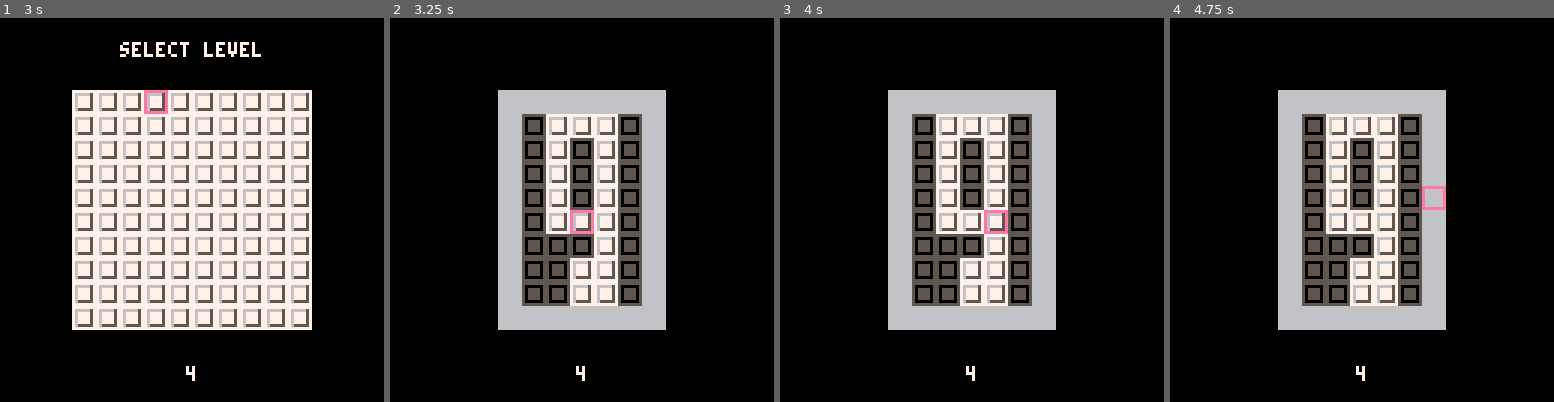
Above: before the commit, frames 1-4 (left to right).
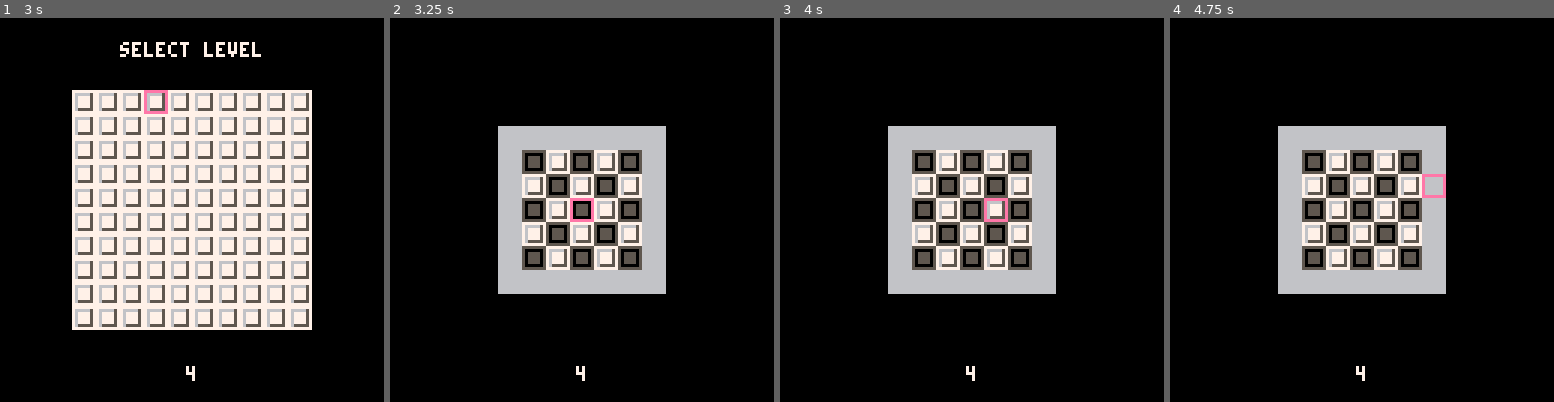
Above: after the commit, the same moments.

Repository: tobiasvl/picolarium
Game: PICO-8 cartridge picolarium.p8
Two runs of this game, one before a commit and one after it. Both use one fixed random seed, a clock stepped at 60 frames per second and the inputs below.
Inputs:
- Up to frame 1 (3 s): tap X (X key) at 0.33, 0.7, 1.43, 2.58 s; tap O (Z key) at 1.07, 1.8, 2.43 s; hold Right from 2.33 s (still down)
- Up to frame 2 (3.25 s): keep holding Right; tap O (Z key) at 3.07 s; tap X (X key) at 3.1 s
- Up to frame 3 (4 s): release Right at 3.33 s; hold Right from 3.38 s (still down); tap X (X key) at 3.62 s; tap O (Z key) at 3.7 s
- Up to frame 4 (4.75 s): tap X (X key) at 4.13, 4.65 s; release Right at 4.22 s; hold Up 4.27-4.67 s; tap O (Z key) at 4.33 s; hold Right from 4.72 s (still down)

Frame 1 is identical in both runs. In frame 2, 18% of the frame differs, in the area x 28-72%, y 18-82%; in frame 3, 18%; in frame 4, 18%.

Commit message:
Hint system (and fixed several broken levels). Fixes #12

Diff:
--- a/picolarium.p8
+++ b/picolarium.p8
@@ -254,7 +254,7 @@
 
 function verify_path()
   draw=false
-  level.end_pos={x=xpos/8,y=ypos/8}
+  if (edit) level.end_pos={x=xpos/8,y=ypos/8}
   pal()
   bad_rows={}
   b_tiles={}
@@ -446,7 +446,7 @@
       if draw then
         verify_path()
       else
-        level.start_pos={x=xpos/8,y=ypos/8}
+        if (edit) level.start_pos={x=xpos/8,y=ypos/8}
         draw=true
         pal(14,10)
       end
@@ -711,12 +711,12 @@
       center("all black and white tiles",122,5)
       restore_camera()
     else
-      menuitem(2,"show hint",function() hint=true end)
+      menuitem(2,(hint and "hide" or "show").." hint",function() hint=not hint end)
       print_lvl_no()
     end
     if hint then
-      spr(58,levels[lvl].start_pos.x*8,levels[lvl].start_pos.y*8)
-      spr(58,levels[lvl].end_pos.x*8,levels[lvl].end_pos.y*8)
+      spr(58,level.start_pos.x*8,level.start_pos.y*8)
+      spr(58,level.end_pos.x*8,level.end_pos.y*8)
     end
     spr(0, xpos, ypos)
   elseif mode==modes.flip then
@@ -1014,514 +1014,512 @@
 representing one row in the level. 0 is white, 1 is black.
 each row is read from right to left.
 
-the final byte is the level's size: the height followed by
-the width. we don't bother with the checksum in these hard-
+the final byte contains three bytes: the level's size (height
+followed by the width), end hint (y coordinate followed by x)
+and start hint. we don't bother with the checksum in these hard-
 coded levels, which also means that the non-visible portions
 of the levels are just 0 instead of the checkerboard pattern.
-
-level hints to come, probably.
 ]]
 stock_levels = {
   { --1
     0b0000101000001010.0000101000001010,
     0b.0000000000001010,
-    0x55
+    0x55.1214
   },
   { --2
     0b0000010000000100.0000010000000100,
     0b1110.0000101000001110,
-    0x75
+    0x75.5213
   },
   { --3
     0b0001101100011011.0001101100011011,
     0b0000000000010101.0001010100010001,
-    0x75
+    0x75.5213
   },
   { --4
-  --todo checkerboard
-    0b0001010100010101.0001010100010001,
-    0b0001001100010011.0001011100010001,
-    0x85
+    0b0000101000010101.0000101000010101,
+    0b0000000000000000.0000000000010101,
+    0x55.1214
   },
   { --5
     0b0011111000101110.0011111000001110,
     0b0000000000000000.0000000000001110,
-    0x57
+    0x57.5412
   },
   { --6
     0b0000001100000011.0000110000001100,
     0b0000000000000000.0000000000000000,
-    0x44
+    0x44.4142
   },
   { --7
     0b0000010000010100.0001110000001100,
     0b0000000000000000.0000011000000110,
-    0x66
+    0x66.5235
   },
   { --8
     0b0100100101011011.0101101101000011,
     0b0000000000000000.0000000001001001,
-    0x57
+    0x57.4245
   },
   { --9
     0b0000000000111110.0001110000001000,
     0b0000000000000000.0000000000000000,
-    0x37
+    0x37.1117
   },
   { --10
     0b0010000100101101.0001111000011110,
     0b0000000000000000.0000000000000000,
-    0x46
+    0x46.3125
   },
   { --11
     0b0000011000001001.0000100100000110,
     0b0000000000000000.0000000000000000,
-    0x44
+    0x44.1114
   },
   { --12
     0b0100000101010101.0101010101000001,
     0b0000000000000000.0000000000000000,
-    0x47
+    0x47.1345
   },
   { --13
     0b0010101000101010.0001010100010101,
     0b0000000000000000.0001010100010101,
-    0x66
+    0x66.1165
   },
   { --14
     0b0000000000010001.0000010000010001,
     0b0000000000000000.0000000000000000,
-    0x35
+    0x35.2132
   },
   { --15
     0b0000111000001010.0000111000010001,
     0b0000000000000000.0000000000010001,
-    0x55
+    0x55.2334
   },
   { --16
     0b0000111100010001.0000111100010000,
     0b0000000000000000.0000000000010000,
-    0x55
+    0x55.3115
   },
   { --17
     0b0000101000010101.0000101000011011,
     0b0000000000000000.0000000000011011,
-    0x55
+    0x55.1115
   },
   { --18
     0b0000000000011100.0011011000011100,
     0b0000000000000000.0000000000000000,
-    0x37
+    0x37.2325
   },
   { --19
     0b0000011000000011.0000010100000010,
     0b0000000000000000.0000001000000101,
-    0x63
+    0x63.2141
   },
   { --20
     0b0000110000001010.0000010100000011,
     0b0000000000000000.0000000000000000,
-    0x44
+    0x44.2131
   },
   { --21
     0b1111111011111110.0111110000111000,
     0b0001110000010100.0001000000010000,
-    0x88
+    0x88.1173
   },
   { --22
     0b0110000000001110.0100111001111100,
     0b0000000001001100.0110111001100000,
-    0x77
+    0x77.1271
   },
   { --23
     0b0001111100011011.0001111000001100,
     0b1111111011100110.1100110000011000,
-    0x88
+    0x88.3476
   },
   { --24
     0b0010011111110001.0101000001110000,
     0b0000110000000100.0001111000111111,
-    0x88
+    0x88.3884
   },
   { --25
     0b0100010000001110.0010010010000001,
     0b0000000000000000.0000000010011001,
-    0x58
+    0x58.3544
   },
   { --26
     0b1000000110111101.1011110110000001,
     0b1011101111110001.1101101101111110,
-    0x88
+    0x88.7588
   },
   { --27
     0b1110111000100000.0010000011111110,
     0b1000001011111110.1111111011001110,
-    0x88
+    0x88.2856
   },
   { --28
     0b0100000101001101.1010100100001111,
     0b0000000000000000.0000000001111111,
-    0x58
+    0x58.2327
   },
   { --29
     0b0110111001111000.0110001100001111,
     0b0000000000000000.0000000000010000,
-    0x58
+    0x58.4845
   },
   { --30
     0b0000001000000010.0000001100000011,
     0b0000101001111110.1100111010000110,
-    0x88
+    0x88.4267
   },
   { --31
-    0b0010101000010101.0000101000000101,
-    0b1010000001010000.1010100001010100,
-    0x88
+    0b0101110101010101.0101110101000001,
+    0b0100000101011101.0101010101011101,
+    0x87.7377
   },
   { --32
     0b0001100010100101.0001100010111101,
     0b0000000000000000.0000000010100101,
-    0x58
+    0x58.1838
   },
   { --33
     0b0000000001011101.0010101001011101,
     0b0000000000000000.0000000000000000,
-    0x37
+    0x37.1117
   },
   { --34
     0b0000111000000111.0000111000000111,
     0b0000000000000000.0000000000000000,
-    0x44
+    0x44.2433
   },
   { --35
     0b0000101000010001.0000101000010001,
     0b0000000000000000.0000000000010001,
-    0x55
+    0x55.2442
   },
   { --36
     0b0101010101011101.0100000100111110,
     0b0000000000111110.0100000101011101,
-    0x77
+    0x77.5157
   },
   { --37
     0b0010000100100001.0001001000101101,
     0b0000000000000000.0010110100010010,
-    0x66
+    0x66.1215
   },
   { --38
     0b0000000001011010.1000000101011010,
     0b0000000000000000.0000000000000000,
-    0x38
+    0x38.1118
   },
   { --39
     0b0001101100010101.0000010000010101,
     0b0000000000000000.0000000000000100,
-    0x55
+    0x55.1133
   },
   { --40
     0b0000010000001010.0000010000010001,
     0b0000000000000000.0000000000010001,
-    0x55
+    0x55.1115
   },
   { --41
     0b0001000100000100.0000010000010001,
     0b0001001100011011.0001001100011011,
-    0x85
+    0x85.7244
   },
   { --42
     0b1111110111011111.0111011000111100,
     0b0111111001000010.0100001011000011,
-    0x88
+    0x88.1627
   },
   { --43
     0b1111011111000111.1110011111110111,
     0b1100001110000001.0011000011110111,
-    0x88
+    0x88.1315
   },
   { --44
     0b1110001111110111.1101010111100011,
     0b0100000100000001.0000010101000001,
-    0x88
+    0x88.2145
   },
   { --45
     0b0001110001110111.0101011101110111,
     0b1111110011111000.1111111001110110,
-    0x88
+    0x88.2568
   },
   { --46
     0b0011111001100011.0110001100111110,
     0b0000000000100100.0001001000100100,
-    0x77
+    0x77.3542
   },
   { --47
     0b1011111111011011.0101101000111100,
     0b0000000000000000.0000000001100110,
-    0x58
+    0x58.1118
   },
   { --48
     0b0000010000001010.0000101001000001,
     0b0000000001000001.0011111000100000,
-    0x77
+    0x77.6153
   },
   { --49
     0b0001110000001110.0000110000001110,
     0b1111101000111110.0001110000011111,
-    0x88
+    0x88.4262
   },
   { --50
     0b1010010101000010.0100001000111100,
     0b0110011000100100.0111111010000001,
-    0x88
+    0x88.1181
   },
   { --51
     0b1101011111000111.0011110000111100,
     0b0000000000000000.0000000011000111,
-    0x58
+    0x58.1635
   },
   { --52
     0b0001100001000010.0100001011100111,
     0b0000000000000000.0000000000011000,
-    0x58
+    0x58.1828
   },
   { --53
     0b0001100010000001.1010010101000010,
     0b0000000000000000.0000000000011000,
-    0x58
+    0x58.1217
   },
   { --54
     0b0011100000010000.0100001011100111,
     0b0000000000000000.0000000000101000,
-    0x58
+    0x58.3456
   },
   { --55
     0b1110011110111101.0111101100011000,
     0b0000000000000000.0000000010100101,
-    0x58
+    0x58.2643
   },
   { --56
     0b1000000001000010.1110011101000010,
     0b0000000000000000.0000000000111100,
-    0x58
+    0x58.2328
   },
   { --57
     0b0110001101111111.1010101011011101,
     0b0000000000000000.0000000011100011,
-    0x58
+    0x58.2734
   },
   { --58
     0b1000110000001100.1000000010110011,
     0b0000000000000000.0000000000001100,
-    0x58
+    0x58.4854
   },
   { --59
     0b0100110010000000.1001010110000111,
     0b0000000000000000.0000000001001100,
-    0x58
+    0x58.2532
   },
   { --60
     0b0100000011100111.1011110111100111,
     0b0000000000000000.0000000000011100,
-    0x58
+    0x58.4453
   },
   { --61
-    0b0110000101100001.0110000101110011,
-    0b0111001100001000.0101000001000000,
-    0x87
+    0b1100001111000011.1100001111100111,
+    0b1110011100010000.1010000110000001,
+    0x88.8467
   },
   { --62
     0b0000000000100010.0000100001011101,
     0b0000000001111100.0101010001111100,
-    0x87
+    0x87.1266
   },
   { --63
-    0b0000000000110011.0110000101110011,
-    0b0100100001101011.0110001101110010,
-    0x87
+    0b0000000101100111.1100001111100111,
+    0b1001000111010111.1100011111100100,
+    0x88.1882
   },
   { --64
-    0b0011100001111010.0111100001111011,
-    0b0000110001000001.0000000100110000,
-    0x87
+    0b0111000011110100.1111000111110111,
+    0b0001100110000011.0000001101100001,
+    0x88.3488
   },
   { --65
-    0b0001000000011010.0001000000001111,
-    0b0000000000000000.0000111100010000,
-    0x65
+    0b0010000100110101.0010000100011110,
+    0b0000000000000000.0001111000100001,
+    0x66.4565
   },
   { --66
-    0b0011100101101101.0110000100111111,
-    0b0011111101100001.0110110100110011,
-    0x87
+    0b0111001011011011.1100001101111110,
+    0b0111111011000011.1101101101100110,
+    0x88.3137
   },
   { --67
-    0b0110111101110111.0111011101110011,
-    0b0111001101111011.0111101101111101,
-    0x87
+    0b1101111111101111.1110111111100111,
+    0b1110011111110111.1111011111111011,
+    0x88.5427
   },
   { --68
-    0b0010000100100001.0100000001100001,
-    0b0000110001000000.0001111000001100,
-    0x87
+    0b1011110110111101.1000000100111100,
+    0b1110011101111110.1100001111100111,
+    0x88.4872
   },
   { --69
-    0b0011111100100001.0011111100100001,
-    0b0000000000100001.0011111100100001,
-    0x76
+    0b0111111001000010.0111111001000010,
+    0b0000000001000010.0111111001000010,
+    0x77.1272
   },
   { --70
-    0b0011110100011111.0010011001011100,
-    0b0001111100111111.0011111000111110,
-    0x87
+    0b1000010011000001.1011001101000111,
+    0b1100000110000000.1000001010000010,
+    0x88.3328
   },
   { --71
-    0b0001010100001010.0000010100000010,
-    0b0101000000101000.0101010000101010,
-    0x87
+    0b0010101000010101.0000101000000101,
+    0b1010000001010000.1010100001010100,
+    0x88.4187
   },
   { --72
-    0b0000111100011001.0000111100010000,
-    0b0000111100010000.0000011000010000,
-    0x85
+    0b0001111000110011.0001111000100001,
+    0b0001111000100001.0000110000100001,
+    0x86.1543
   },
   { --73
-    0b0110110100010010.0110110100101101,
-    0b0010110101101101.0001001001101101,
-    0x87
+    0b1101101100100100.1101101101011010,
+    0b0101101011011011.0010010011011011,
+    0x88.8188
   },
   { --74
-    0b0010110101100001.0001111001010010,
-    0b0101001000011110.0110000100101101,
-    0x87
+    0b0101101011000011.0011110010100101,
+    0b1010010100111100.1100001101011010,
+    0x88.1141
   },
   { --75
-    0b0001001000011110.0100000001100001,
-    0b0110000101000000.0001111000010010,
-    0x87
+    0b0010010000111100.1000000111000011,
+    0b1100001110000001.0011110000100100,
+    0x88.1171
   },
   { --76
-    0b0101001001101101.0001001000011110,
-    0b0001111000010010.0110110101010010,
-    0x87
+    0b1010010111011011.0010010000111100,
+    0b0011110000100100.1101101110100101,
+    0x88.5181
   },
   { --77
-    0b0010101000011111.0000101000100100,
-    0b0000000000100100.0000101000011111,
-    0x76
+    0b0101010100111110.0001010001001001,
+    0b0000000001001001.0001010000111110,
+    0x77.6325
   },
   { --78
-    0b0011101100001110.0010010000110101,
-    0b0000000000110101.0010010000001110,
-    0x76
+    0b0111011100011100.0100100101101011,
+    0b0000000001101011.0100100100011100,
+    0x77.4345
   },
   { --79
-    0b0001001000101101.0101001000100001,
-    0b0010000101010010.0010110100010010,
-    0x87
+    0b0010010001011010.1010010101000010,
+    0b0100001010100101.0101101000100100,
+    0x88.2318
   },
   { --80
-    0b0101111001101101.0011001101011110,
-    0b0101111000110011.0110110101011110,
-    0x87
+    0b1011110111011011.0110011010111101,
+    0b1011110101100110.1101101110111101,
+    0x88.1241
   },
   { --81
     0b0000001000100010.0001110001000001,
     0b0000000001000001.0001110000100010,
-    0x77
+    0x77.3656
   },
   { --82
     0b0010001000100010.0010001000111110,
     0b0011111000110110.0011111000110110,
-    0x87
+    0x87.3164
   },
   { --83
     0b0010111000101010.0010001000111110,
     0b0011111000110110.0011111000110110,
-    0x87
+    0x87.3347
   },
   { --84
     0b0100000101100011.0001010000011100,
     0b0000000000011100.0000100001110111,
-    0x77
+    0x77.2344
   },
   { --85
     0b0011111000111110.0011011001001001,
     0b0000000001110111.0110101101011101,
-    0x77
+    0x77.3464
   },
   { --86
     0b0011111001011101.0110101101110111,
     0b0000000001100011.0111011101001001,
-    0x77
+    0x77.2467
   },
   { --87
     0b0100000100100010.0001010000001000,
     0b0000000000001000.0001010000100010,
-    0x77
+    0x77.5171
   },
   { --88
     0b0011111000001000.0001010000100010,
     0b0000000000001000.0011111000001000,
-    0x77
+    0x77.3117
   },
   { --89
     0b0011111000000010.0011111000001000,
     0b0000000000001000.0011111000100000,
-    0x77
+    0x77.1346
   },
   { --90
     0b0000001000011111.0100001000111100,
     0b0000000000111100.0100001000011111,
-    0x77
+    0x77.4152
   },
   { --91
     0b0110011001011010.0110011000111100,
     0b0111111011011011.1001100100111100,
-    0x88
+    0x88.3138
   },
   { --92
     0b0011111100010101.0001111100001110,
     0b0101010000101010.0010101000111110,
-    0x87
+    0x87.2356
   },
   { --93
     0b0111111010111101.0010010000100100,
     0b0101101010111101.0111111000111100,
-    0x88
+    0x88.3752
   },
   { --94
     0b1010010111100001.0011111100100001,
     0b0011111110100001.1010100110100001,
-    0x88
+    0x88.2647
   },
   { --95
     0b0001001100110010.0010110000100111,
     0b0000000000000000.0011100100001101,
-    0x66
+    0x66.5245
   },
   { --96
     0b0101011010101111.0101010100000111,
     0b0000000010001000.1111100010101000,
-    0x78
+    0x78.2224
   },
   { --97
     0b0111101010000110.1111111011000001,
     0b1000000101111110.0110011001011010,
-    0x88
+    0x88.5688
   },
   { --98
     0b1110000100111111.0011001100011110,
     0b0001111000110011.1110000110001001,
-    0x88
+    0x88.5366
   },
   { --99
     0b0011110011011011.0001100000100100,
     0b0001100000011000.0001100011011011,
-    0x88
+    0x88.3356
   },
   { --100
     0b1110100011101110.1000100011101110,
     0b1101110010001011.1000100000111111,
-    0x88
+    0x88.3244
   }
 }
 
